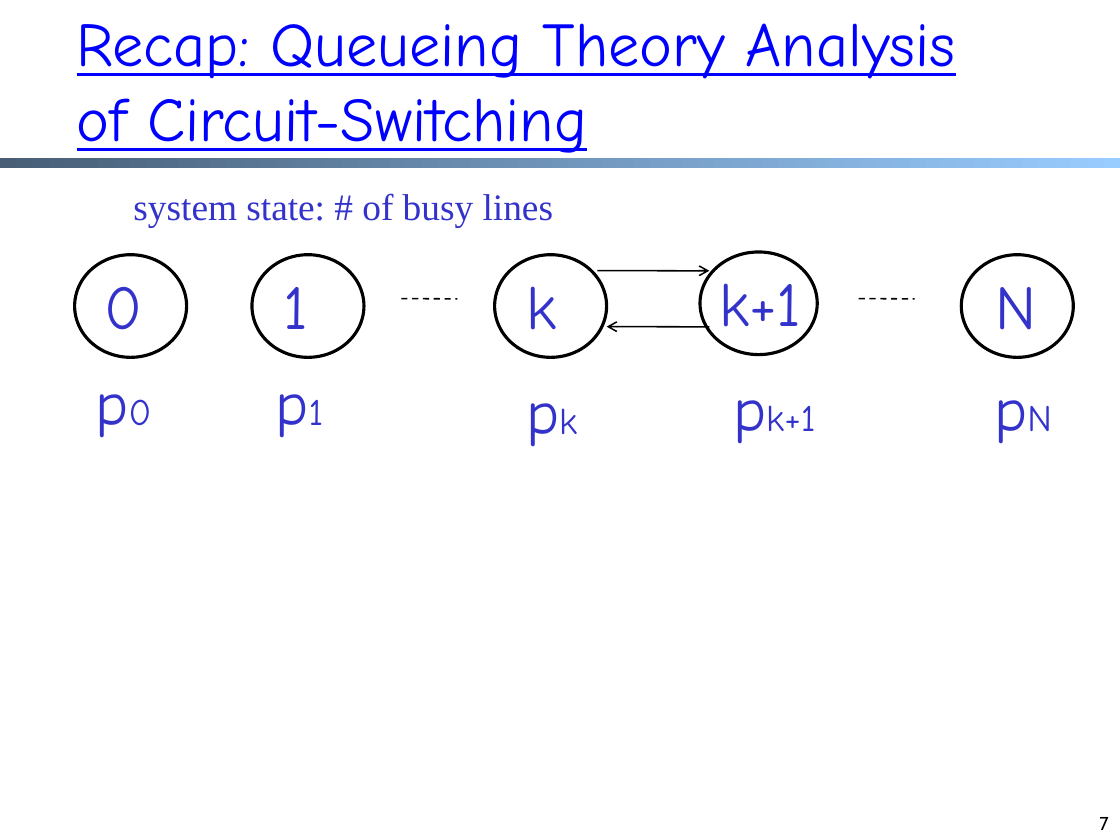
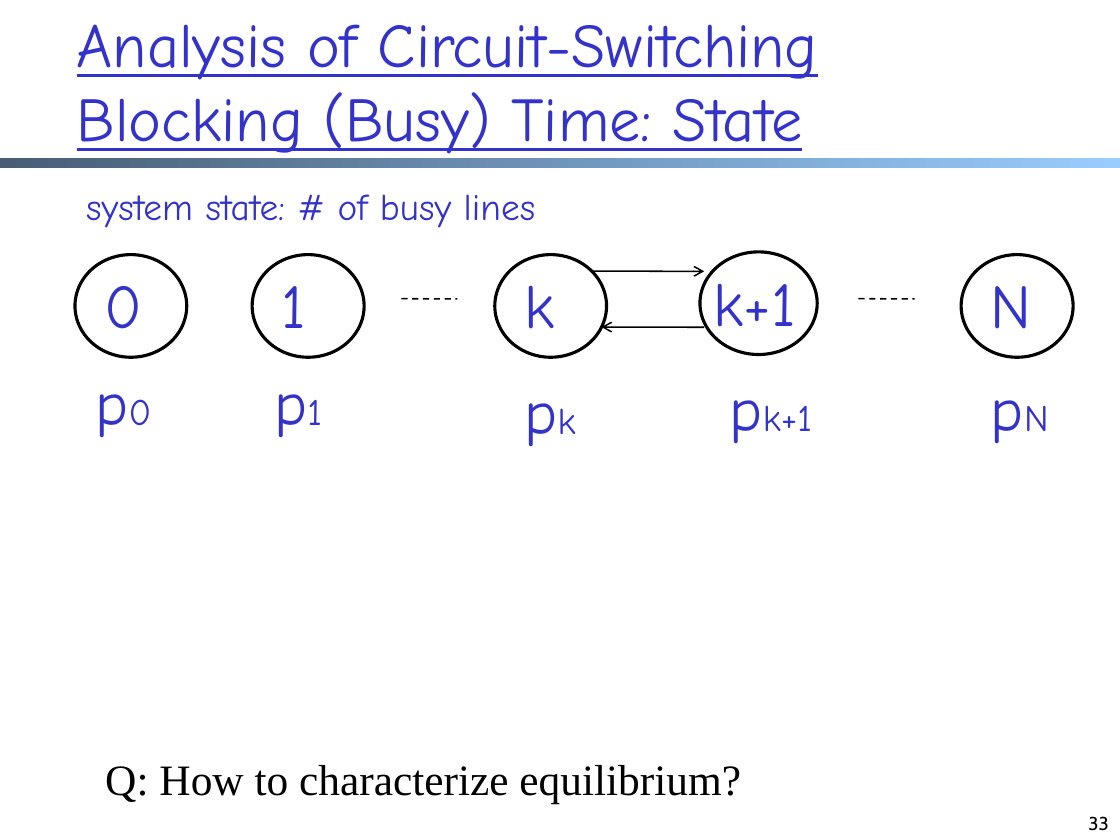
Before and after one commit to xiangq27/xiangq27.github.io, a slide deck: slide 33 of courses/cnns-xmuf21/files/lectures/architecture.pptx (slide 7 before the commit). Drawn at 1120x840 pixels with LibreOffice and Linux fonts; fonts in the diff are those of the drawing. Boxes give left, top, right and bottom in pixels: in the first picture for what was removed or moved away, otherwise in the second. Text is boxed around its words. In the diff, an @@ line names an element or a change of style, - is before the commit and + after.

```diff
--- a/courses/cnns-xmuf21/files/lectures/architecture.pptx
+++ b/courses/cnns-xmuf21/files/lectures/architecture.pptx
@@ title at bbox=[77, 24, 818, 162]: text changed; text colour #0000FF to #3333CC @@
-Recap: Queueing Theory Analysis of Circuit-Switching
+Analysis of Circuit-Switching Blocking (Busy) Time: State
@@ text "system state: # of busy ...": place and size @@
-text "system state: # of busy ..." at bbox=[133, 193, 553, 227]
+text "system state: # of busy ..." at bbox=[86, 194, 536, 228]
@@ text "system state: # of busy ..." at bbox=[86, 194, 536, 228]: font Times New Roman to Comic Neue; alignment centre to left @@
@@ size 40 to 39.9 pt; alignment centre to left in 4 elements at bbox=[282, 286, 307, 328], bbox=[991, 286, 1032, 329], bbox=[714, 283, 796, 346], bbox=[524, 285, 554, 329] @@
@@ curved arrow moved from (597, 271) - (709, 271) to (592, 271) - (704, 271) @@
@@ arrow moved from (709, 327) - (607, 327) to (704, 327) - (601, 327) @@
@@ text "p1" at bbox=[263, 357, 336, 444]: size 40 to 39.9 pt in "p1"; alignment centre to left @@
@@ text "pk" at bbox=[513, 366, 589, 452]: size 40 to 39.9 pt in "pk"; alignment centre to left @@
@@ text "pk+1" at bbox=[763, 405, 812, 431]: size 40 to 39.9 pt in "pk+1"; alignment centre to left @@
@@ text "pN" at bbox=[980, 364, 1066, 450]: size 40 to 39.9 pt in "pN"; alignment centre to left @@
@@ text added at bbox=[105, 765, 741, 803], 27.9 pt, text #000000 @@
+Q: How to characterize equilibrium?
@@ page number at bbox=[1088, 816, 1108, 831]: text changed @@
-7
+33
```
Also in this commit, not shown: 34 other slides changed, 28 slides added, 4 other files.
